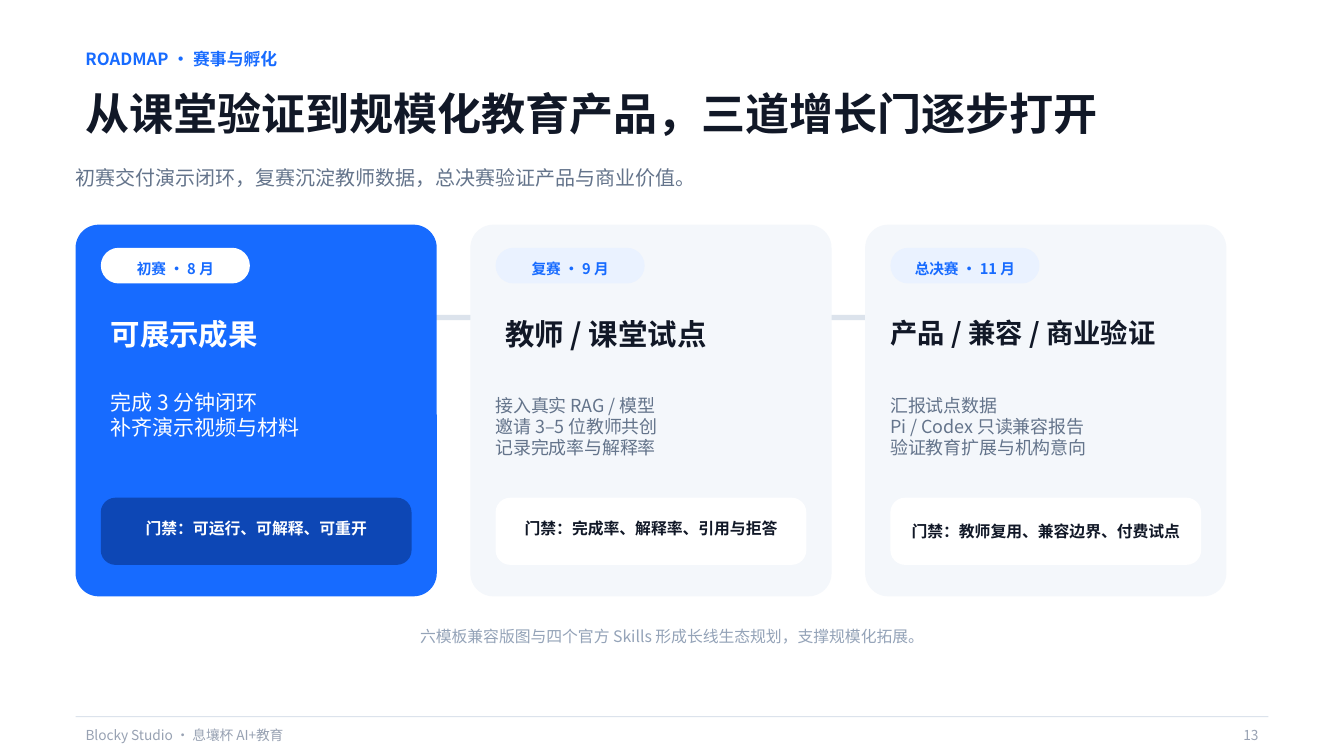
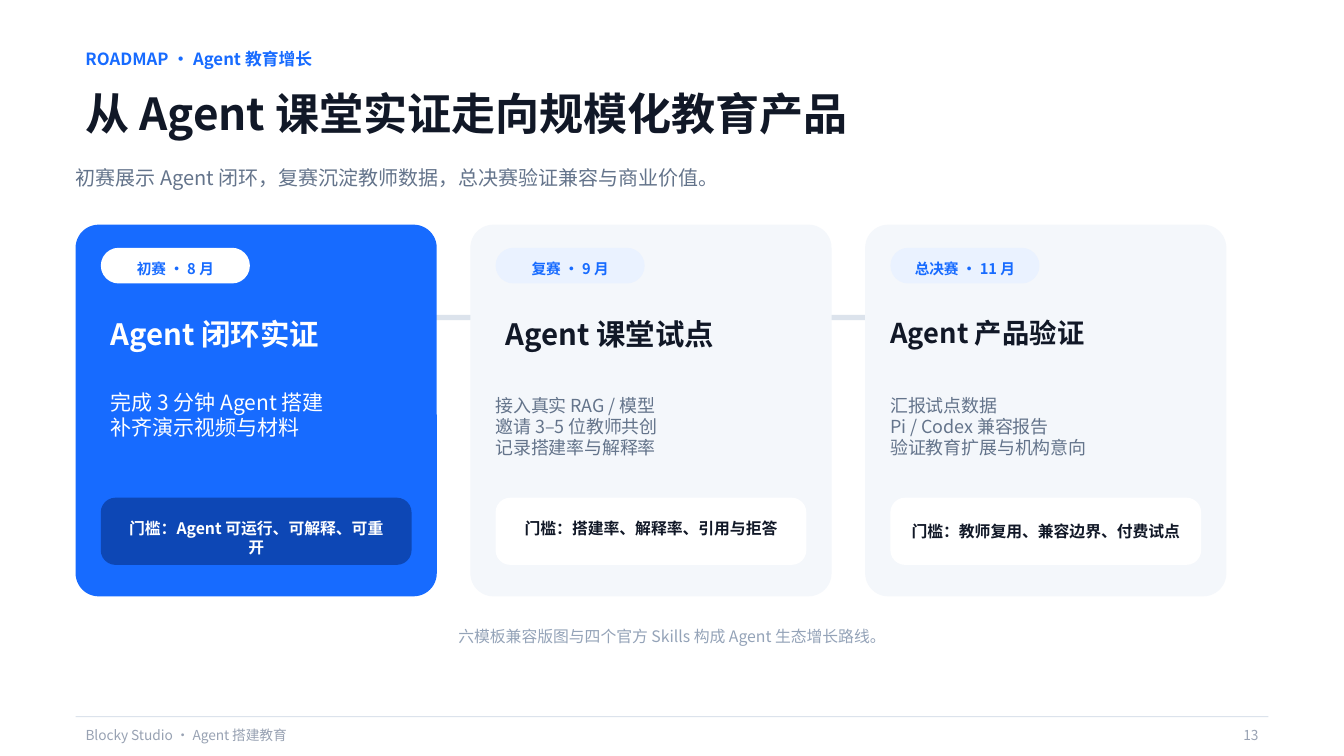
Before and after one commit to q2955161835-debug/Blocky-AI, a slide deck: slide 13 of PPT与商业计划书/Blocky-Studio-息壤杯-AI+教育.pptx. Drawn at 1344x756 pixels with LibreOffice and Linux fonts; fonts in the diff are those of the drawing. Boxes give left, top, right and bottom in pixels: in the first picture for what was removed or moved away, otherwise in the second. Text is boxed around its words. In the diff, an @@ line names an element or a change of style, - is before the commit and + after.

Commit message:
docs: center contest deck on Agent building

```diff
--- a/PPT与商业计划书/Blocky-Studio-息壤杯-AI+教育.pptx
+++ b/PPT与商业计划书/Blocky-Studio-息壤杯-AI+教育.pptx
@@ text at [85,50,312,69]: text changed @@
-ROADMAP · 赛事与孵化
+ROADMAP · Agent 教育增长
@@ text at [86,92,847,141]: text changed @@
-从课堂验证到规模化教育产品，三道增长门逐步打开
+从 Agent 课堂实证走向规模化教育产品
@@ text at [76,168,718,190]: text changed @@
-初赛交付演示闭环，复赛沉淀教师数据，总决赛验证产品与商业价值。
+初赛展示 Agent 闭环，复赛沉淀教师数据，总决赛验证兼容与商业价值。
@@ text at [111,319,319,352]: text changed @@
-可展示成果
+Agent 闭环实证
@@ text at [505,320,714,352]: text changed @@
-教师 / 课堂试点
+Agent 课堂试点
@@ text at [890,319,1084,350]: text changed @@
-产品 / 兼容 / 商业验证
+Agent 产品验证
@@ text at [111,392,324,415]: text changed @@
-完成 3 分钟闭环
+完成 3 分钟 Agent 搭建
@@ text at [890,418,1048,435]: text changed @@
-Pi / Codex 只读兼容报告
+Pi / Codex 兼容报告
@@ text at [496,439,656,456]: text changed @@
-记录完成率与解释率
+记录搭建率与解释率
@@ text at [129,520,383,555]: text changed @@
-门禁：可运行、可解释、可重开
+门槛：Agent 可运行、可解释、可重开
@@ text at [525,520,778,536]: text changed @@
-门禁：完成率、解释率、引用与拒答
+门槛：搭建率、解释率、引用与拒答
@@ text at [912,523,1180,539]: text changed @@
-门禁：教师复用、兼容边界、付费试点
+门槛：教师复用、兼容边界、付费试点
@@ text at [458,629,886,646]: text changed @@
-六模板兼容版图与四个官方 Skills 形成长线生态规划，支撑规模化拓展。
+六模板兼容版图与四个官方 Skills 构成 Agent 生态增长路线。
@@ text at [86,728,287,744]: text changed @@
-Blocky Studio · 息壤杯 AI+教育
+Blocky Studio · Agent 搭建教育
```
Also in this commit, not shown: 13 other slides changed, 2 other files.
